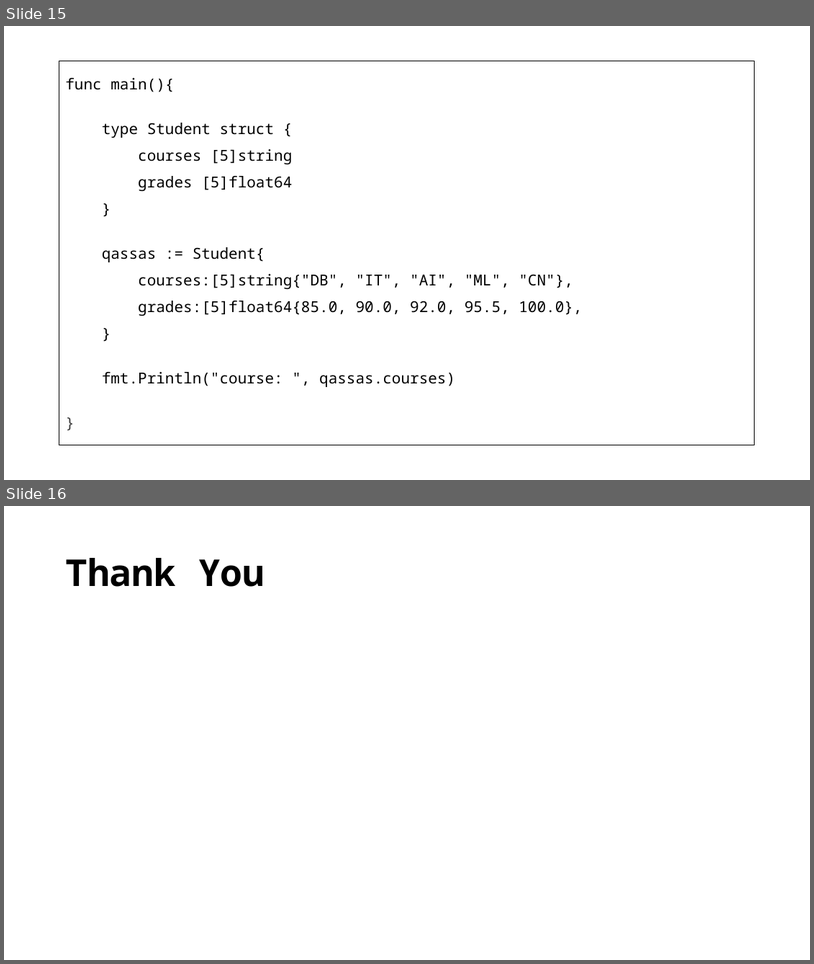
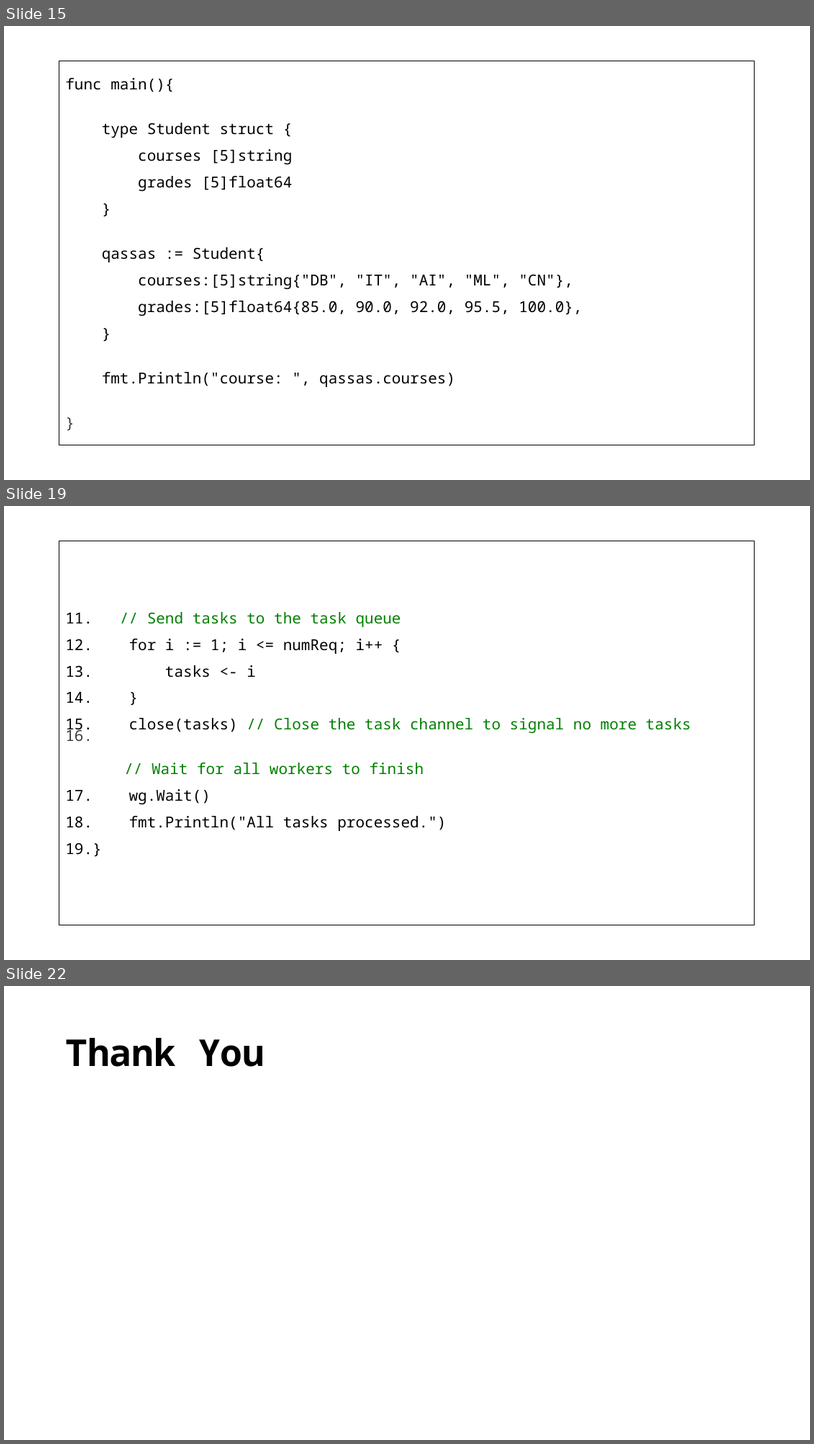
Before and after one commit to qassasahmed/parallel, a slide deck: lab_5/lab_5.pptx. Shown one above the other, each under a label of ours: slides 15 and 16 before the commit, slides 15, 19 and 22 after it; the slides between them are not shown. The pictures are 814x964 and 814x1444 pixels, drawn with LibreOffice and Linux fonts; fonts in the diff are those of the drawing. Boxes give left, top, right and bottom in pixels: in the first picture for what was removed or moved away, otherwise in the second. Text is boxed around its words. In the diff, an @@ line names an element or a change of style, - is before the commit and + after.

```diff
--- a/lab_5/lab_5.pptx
+++ b/lab_5/lab_5.pptx
@@ slide 19 added at [4, 506, 810, 960], background #FFFFFF @@
@@ text added at [59, 541, 756, 925], outline #000000 0.75 pt, 18 pt, text #008000 @@
+11. // Send tasks to the task queue
+12. for i := 1; i <= numReq; i++ {
+13. tasks <- i
+14. }
+15. close(tasks) // Close the task channel to signal no more tasks
+16. // Wait for all workers to finish
+17. wg.Wait()
+18. fmt.Println("All tasks processed.")
+19. }
@@ what was slide 16 is now slide 22 @@
```
Also in this commit, not shown: 1 slide changed, 5 other slides added, 1 other file.
